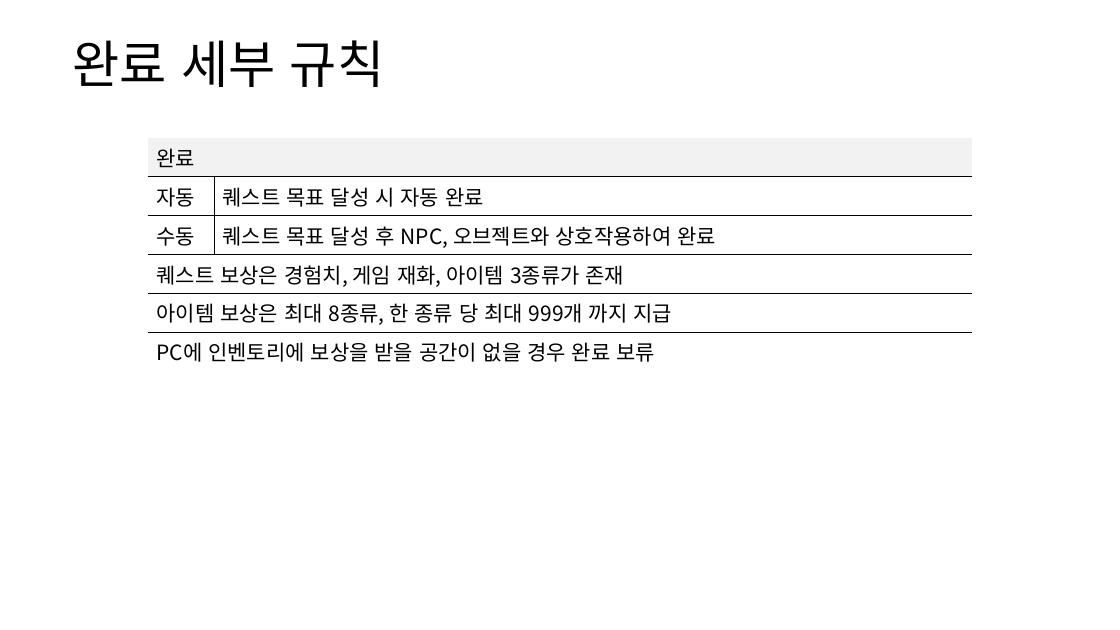
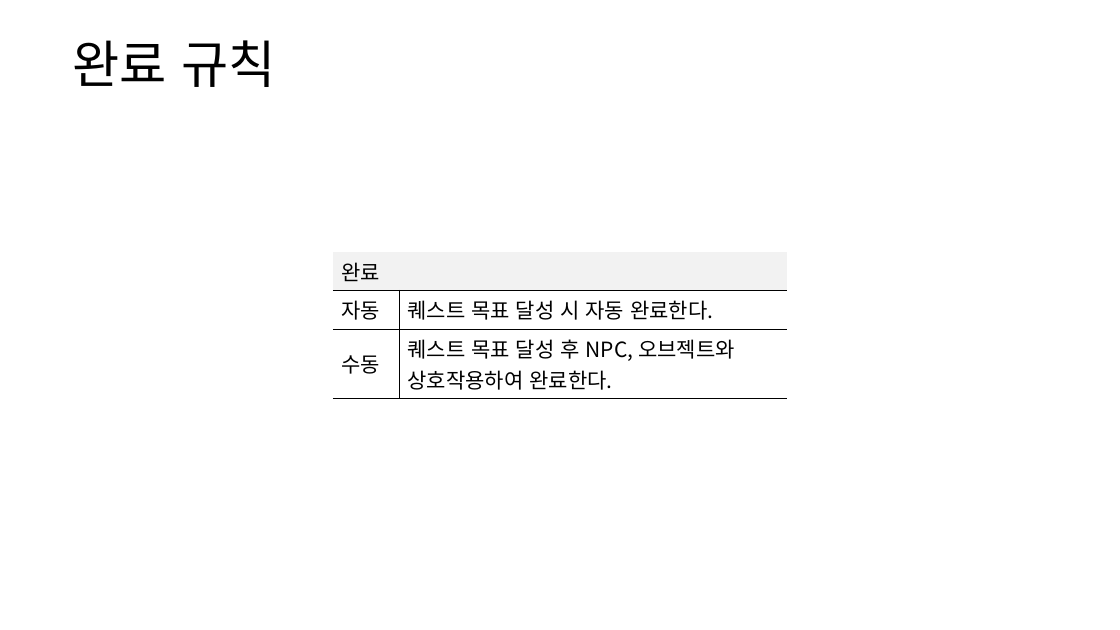
Before and after one commit to yjk0401/unityenginebasic_9th, a slide deck: slide 12 of 기획/방랑엽사전/퀘스트 시스템 기획서.pptx (slide 9 before the commit). Drawn at 1120x630 pixels with LibreOffice and Linux fonts; fonts in the diff are those of the drawing. Boxes give left, top, right and bottom in pixels: in the first picture for what was removed or moved away, otherwise in the second. Text is boxed around its words. In the diff, an @@ line names an element or a change of style, - is before the commit and + after.

```diff
--- a/기획/방랑엽사전/퀘스트 시스템 기획서.pptx
+++ b/기획/방랑엽사전/퀘스트 시스템 기획서.pptx
@@ text at bbox=[72, 40, 275, 87]: text changed @@
-완료 세부 규칙
+완료 규칙
@@ table at bbox=[333, 251, 787, 394] @@
-row 2: 자동 | 퀘스트 목표 달성 시 자동 완료
-row 3: 수동 | 퀘스트 목표 달성 후 NPC, 오브젝트와 상호작용하여 완료
-row 4: 퀘스트 보상은 경험치, 게임 재화, 아이템 3종류가 존재 | 
-row 5: 아이템 보상은 최대 8종류, 한 종류 당 최대 999개 까지 지급 | 
-row 6: PC에 인벤토리에 보상을 받을 공간이 없을 경우 완료 보류 | 
+row 2: 자동 | 퀘스트 목표 달성 시 자동 완료한다.
+row 3: 수동 | 퀘스트 목표 달성 후 NPC, 오브젝트와 / 상호작용하여 완료한다.
@@ table: place and size @@
-table at bbox=[148, 138, 972, 366]
+table at bbox=[333, 251, 787, 394]
```
Also in this commit, not shown: 4 other slides changed, 4 slides added, 1 slide removed, 4 other files.
